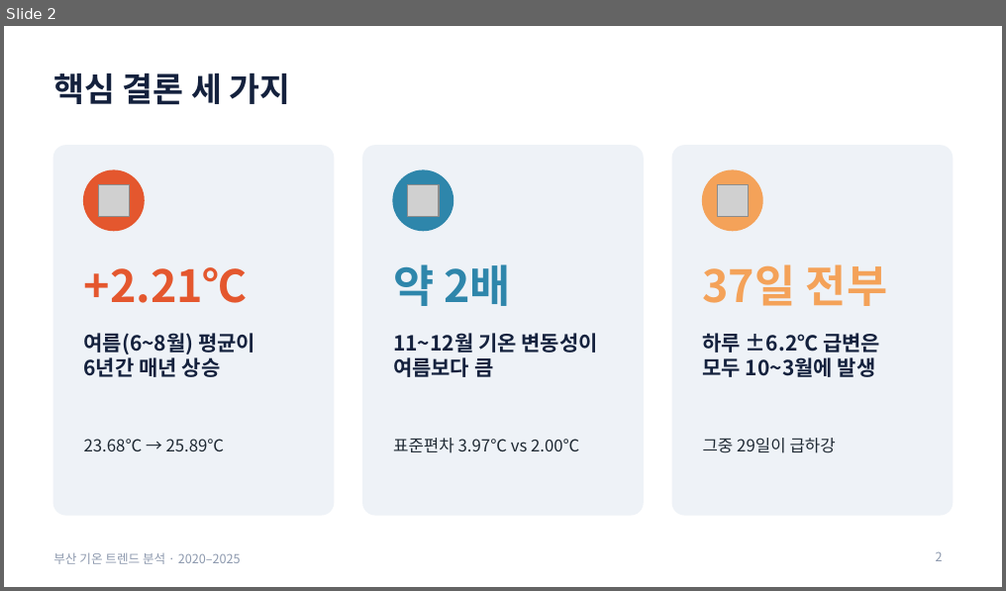
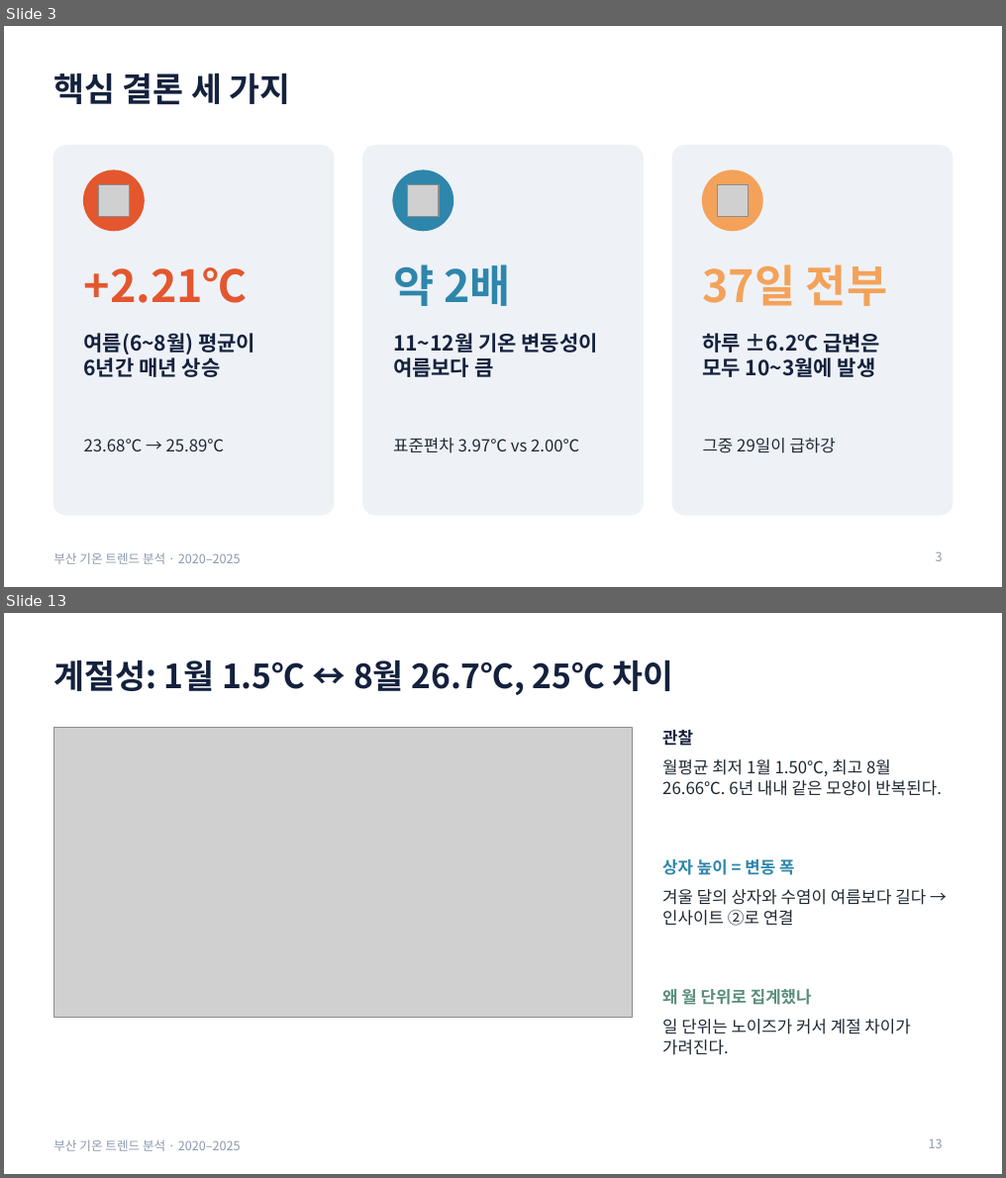
Before and after one commit to 17lucky71/busan-temperature-trend, a slide deck: docs/presentation.pptx. Shown one above the other, each under a label of ours: slide 2 before the commit, slides 3 and 13 after it; the slides between them are not shown. The pictures are 1006x591 and 1006x1178 pixels, drawn with LibreOffice and Linux fonts; fonts in the diff are those of the drawing; grey boxes stand for pictures. Boxes give left, top, right and bottom in pixels: in the first picture for what was removed or moved away, otherwise in the second. Text is boxed around its words. In the diff, an @@ line names an element or a change of style, - is before the commit and + after.

```diff
--- a/docs/presentation.pptx
+++ b/docs/presentation.pptx
@@ slide 13 added at [4,613,1002,1174], background #FFFFFF; not listed: 1 template element that a slide beside it also shows @@
@@ title added at [54,660,674,695], 24 pt, text #14213D, bold @@
+계절성: 1월 1.5℃ ↔ 8월 26.7℃, 25℃ 차이
@@ picture added at [54,728,633,1017] @@
@@ text added at [662,730,693,746], 12 pt, text #14213D, bold @@
+관찰
@@ text added at [662,760,942,796], 12 pt, text #1F2933 @@
+월평균 최저 1월 1.50℃, 최고 8월 26.66℃. 6년 내내 같은 모양이 반복된다.
@@ text added at [662,860,794,875], 12 pt, text #2E86AB, bold @@
+상자 높이 = 변동 폭
@@ text added at [662,889,926,926], 12 pt, text #1F2933 @@
+겨울 달의 상자와 수염이 여름보다 길다 → 인사이트 ②로 연결
@@ text added at [662,989,812,1005], 12 pt, text #5B8E7D, bold @@
+왜 월 단위로 집계했나
@@ text added at [662,1019,910,1056], 12 pt, text #1F2933 @@
+일 단위는 노이즈가 커서 계절 차이가 가려진다.
@@ page number added at [929,1140,943,1149], 9 pt, text #8D99AE @@
+13
@@ what was slide 2 is now slide 3 @@
```
Also in this commit, not shown: 9 slides changed, 13 other slides added.
